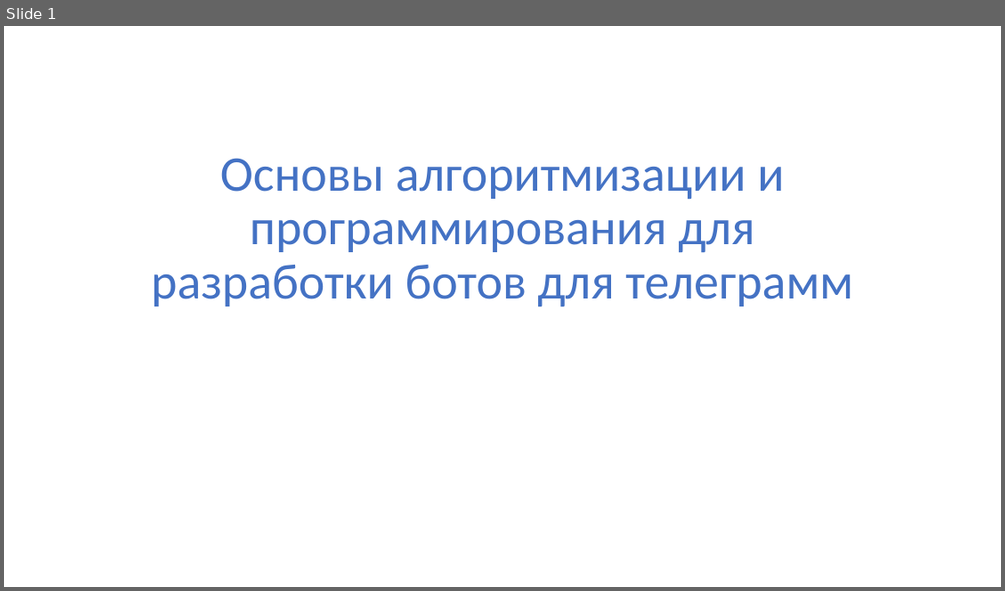
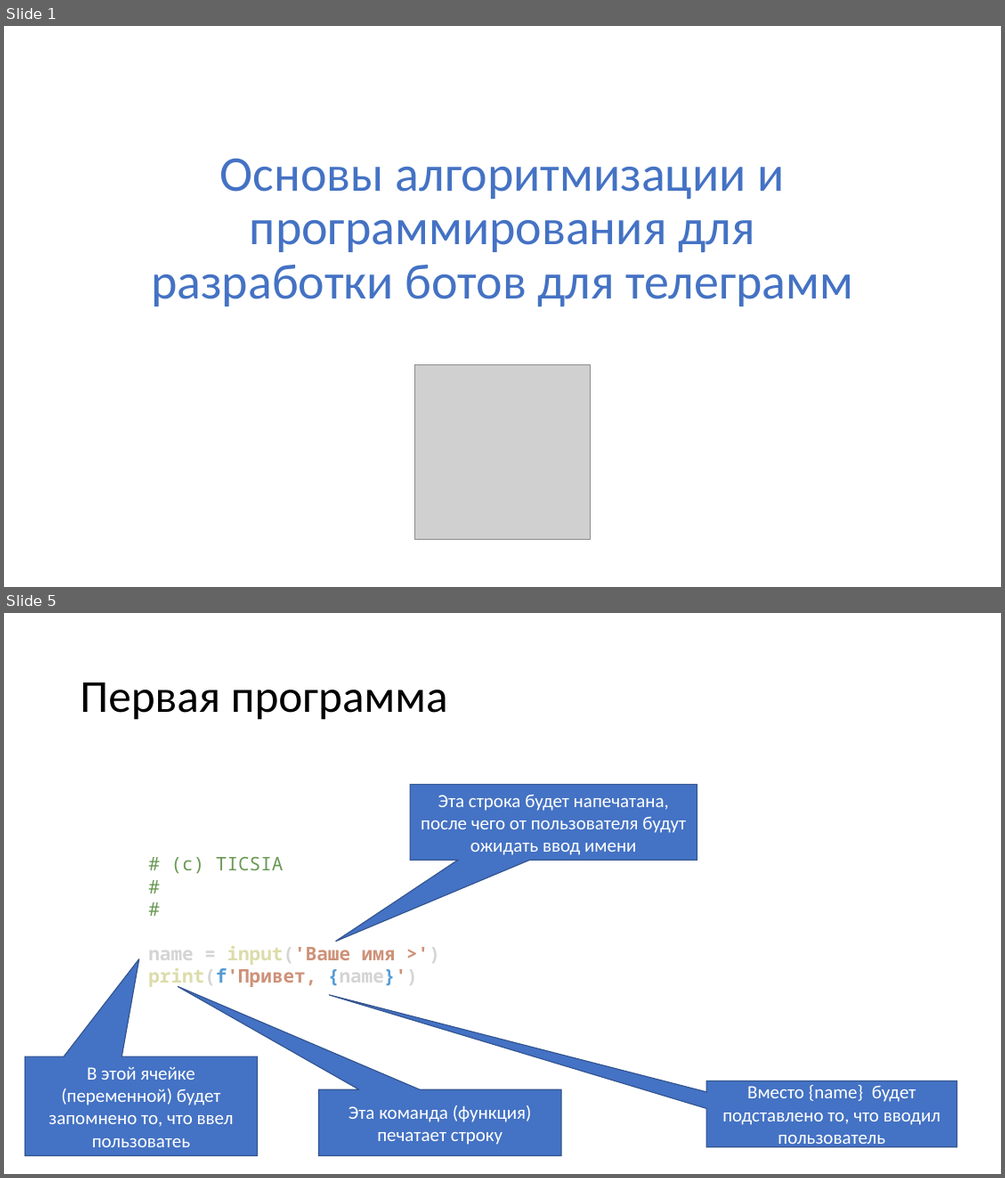
Before and after one commit to paveltsytovich/telegram-course, a slide deck: Presentation/Основы алгоритмизации и программирования.pptx. Shown one above the other, each under a label of ours: slide 1 before the commit, slides 1 and 5 after it; the slides between them are not shown. The pictures are 1005x591 and 1005x1178 pixels, drawn with LibreOffice and Linux fonts; fonts in the diff are those of the drawing; grey boxes stand for pictures. Boxes give left, top, right and bottom in pixels: in the first picture for what was removed or moved away, otherwise in the second. Text is boxed around its words. In the diff, an @@ line names an element or a change of style, - is before the commit and + after.

```diff
--- a/Presentation/Основы алгоритмизации и программирования.pptx
+++ b/Presentation/Основы алгоритмизации и программирования.pptx
@@ slide 5 added at [4,613,1001,1174], background #FFFFFF @@
@@ title added at [80,682,448,720], 44 pt, text #000000 @@
+Первая программа
@@ speech box added at [410,784,697,860], fill #4472C4, outline #325491 1 pt, 18 pt, text #FFFFFF @@
+Эта строка будет напечатана, после чего от пользователя будут ожидать ввод имени
@@ text added at [148,857,418,989], 18 pt, text #CE9178, bold @@
+# (c) TICSIA
+#
+#
+name = input('Ваше имя >')
+print(f'Привет, {name}')
@@ speech box added at [25,1056,257,1156], fill #4472C4, outline #325491 1 pt, 18 pt, text #FFFFFF @@
+В этой ячейке (переменной) будет запомнено то, что ввел пользоватеь
@@ speech box added at [319,1089,561,1155], fill #4472C4, outline #325491 1 pt, 18 pt, text #FFFFFF @@
+Эта команда (функция) печатает строку
@@ speech box added at [707,1081,957,1147], fill #4472C4, outline #325491 1 pt, 18 pt, text #FFFFFF @@
+Вместо {name} будет подставлено то, что вводил пользователь
@@ slide 1 changed as well @@
@@ picture added at [414,365,590,539] @@
```
Also in this commit, not shown: 6 other slides added, 1 other file.
